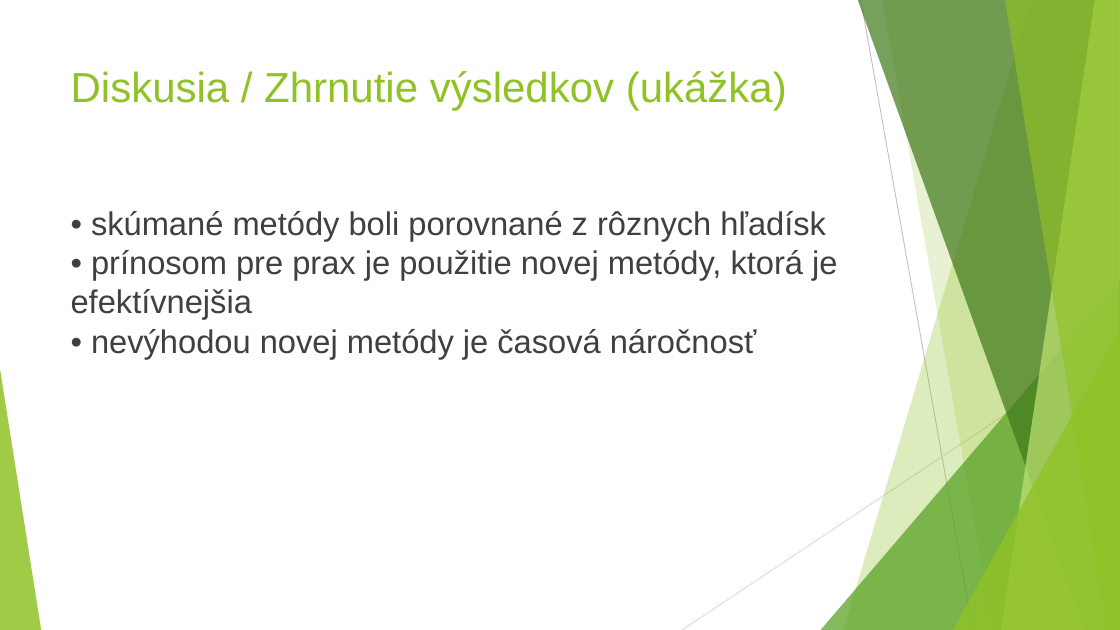
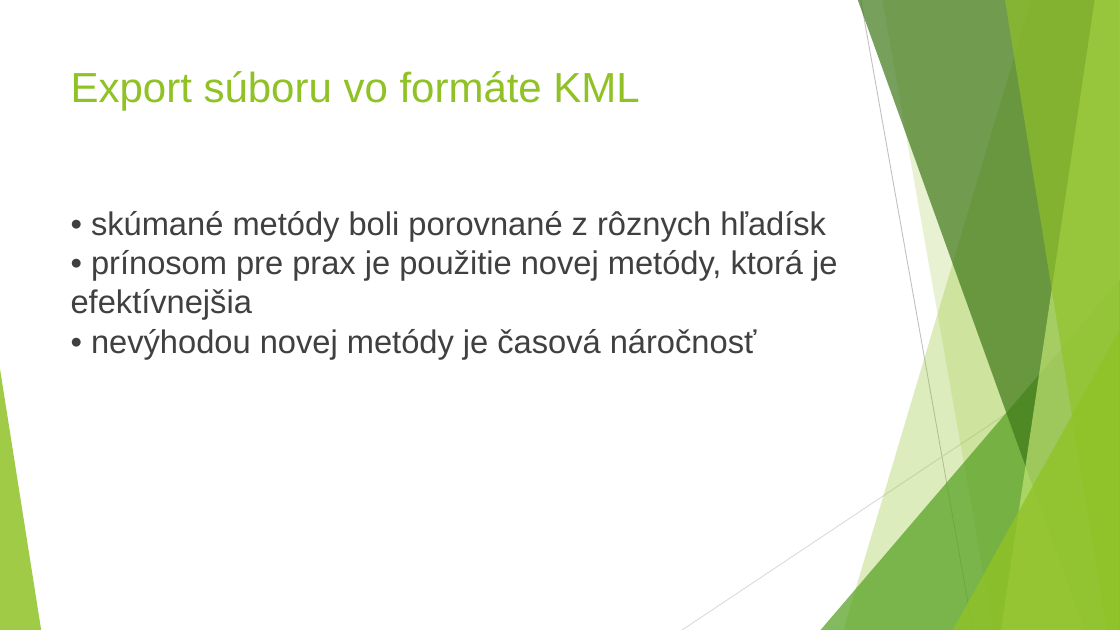
Before and after one commit to gameblaer/zaverecna_praca_bc, a slide deck: slide 8 of Prezentacia_Vrták_Martin.pptx (slide 7 before the commit). Drawn at 1120x630 pixels with LibreOffice and Linux fonts; fonts in the diff are those of the drawing. Boxes give left, top, right and bottom in pixels: in the first picture for what was removed or moved away, otherwise in the second. Text is boxed around its words. In the diff, an @@ line names an element or a change of style, - is before the commit and + after.

```diff
--- a/Prezentacia_Vrták_Martin.pptx
+++ b/Prezentacia_Vrták_Martin.pptx
@@ title at box(71, 71, 639, 110): text changed @@
-Diskusia / Zhrnutie výsledkov (ukážka)
+Export súboru vo formáte KML
```
Also in this commit, not shown: 2 other slides changed, 4 slides added, 2 slides removed.
